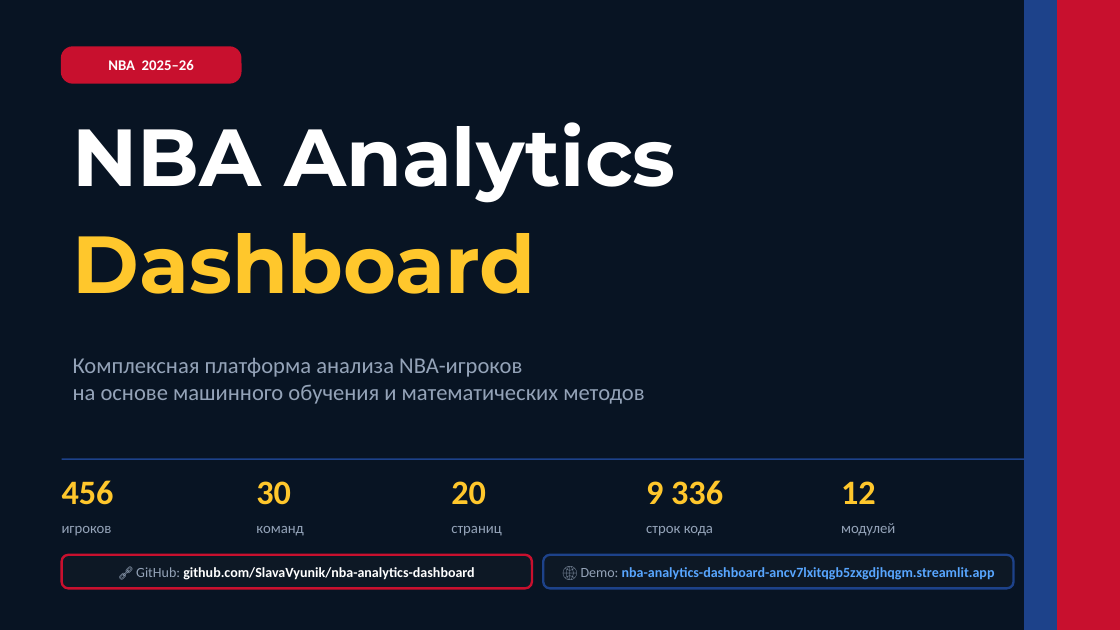
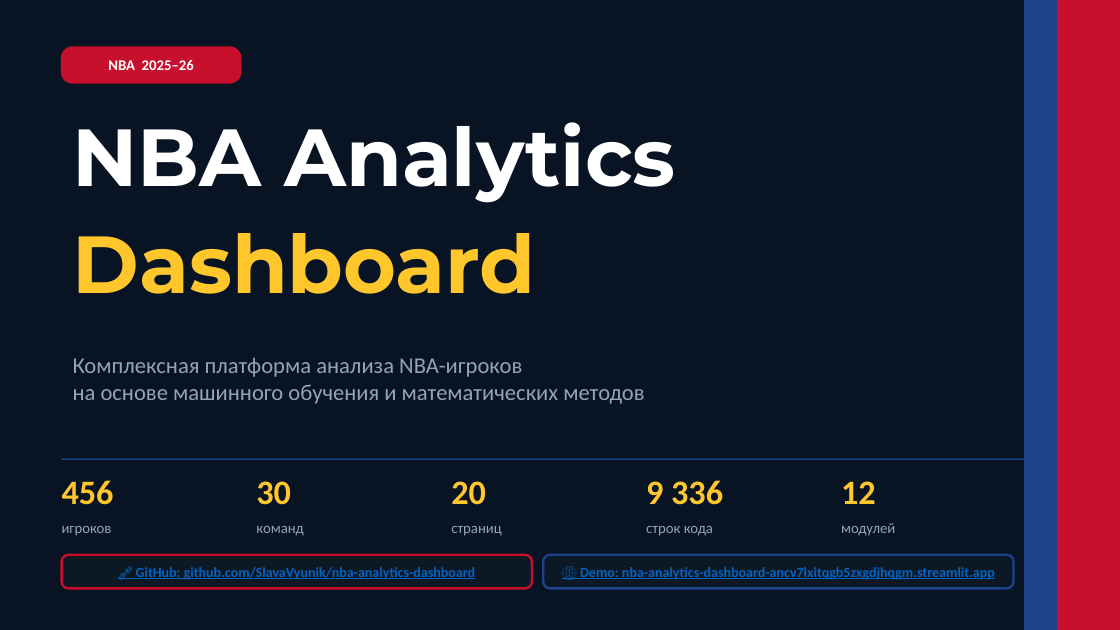
Before and after one commit to SlavaVyunik/nba-analytics-dashboard, a slide deck: slide 1 of NBA_Analytics_Presentation_FULL.pptx. Drawn at 1120x630 pixels with LibreOffice and Linux fonts; fonts in the diff are those of the drawing. Boxes give left, top, right and bottom in pixels: in the first picture for what was removed or moved away, otherwise in the second. Text is boxed around its words. In the diff, an @@ line names an element or a change of style, - is before the commit and + after.

Commit message:
Make GitHub and Streamlit links clickable on title slide

```diff
--- a/NBA_Analytics_Presentation_FULL.pptx
+++ b/NBA_Analytics_Presentation_FULL.pptx
@@ rounded rectangle "🔗 GitHub: github.com/SlavaVyunik/nba-analytics-dashboard" at bbox=[62, 554, 532, 588]: text colour #94A3B8 to #0563C1, bold on in "🔗 GitHub:"; text colour #FFFFFF to #0563C1 in "github.com/SlavaVyunik/nba-analytics-dashboard"; underline on @@
@@ rounded rectangle "🌐 Demo: nba-analytics-dashboard-ancv7lxitqgb5zxgdjhqgm.strea ..." at bbox=[543, 554, 1014, 588]: text colour #94A3B8 to #0563C1, bold on in "🌐 Demo:"; text colour #58A6FF to #0563C1, underline on @@
```
